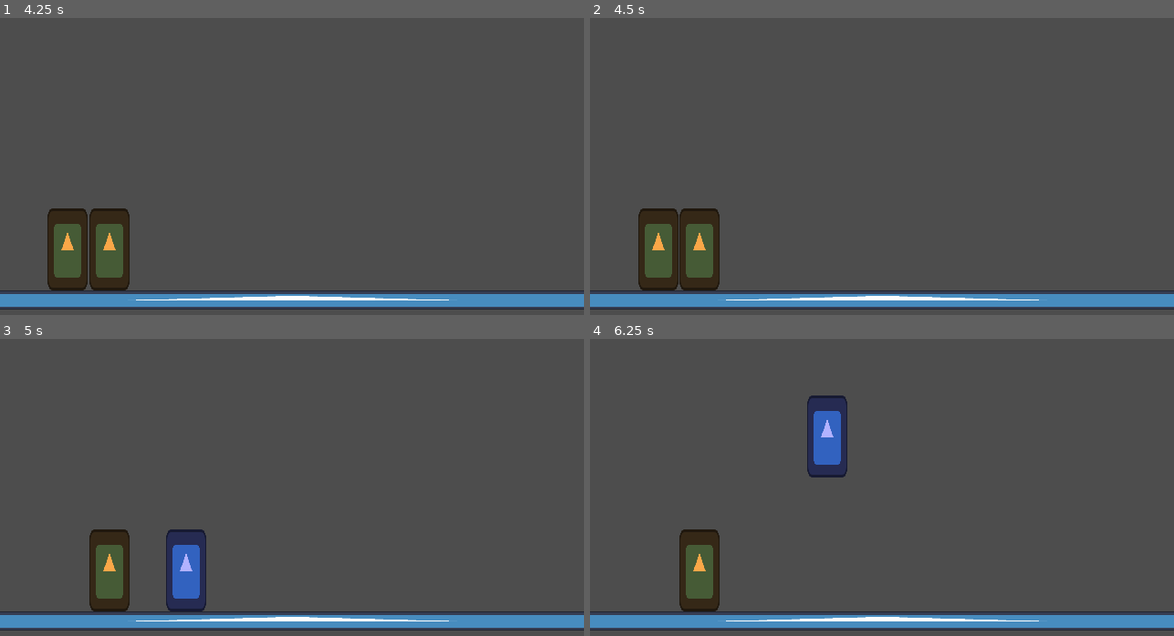
Above: before the commit, frames 1-4 (two rows, left to right).
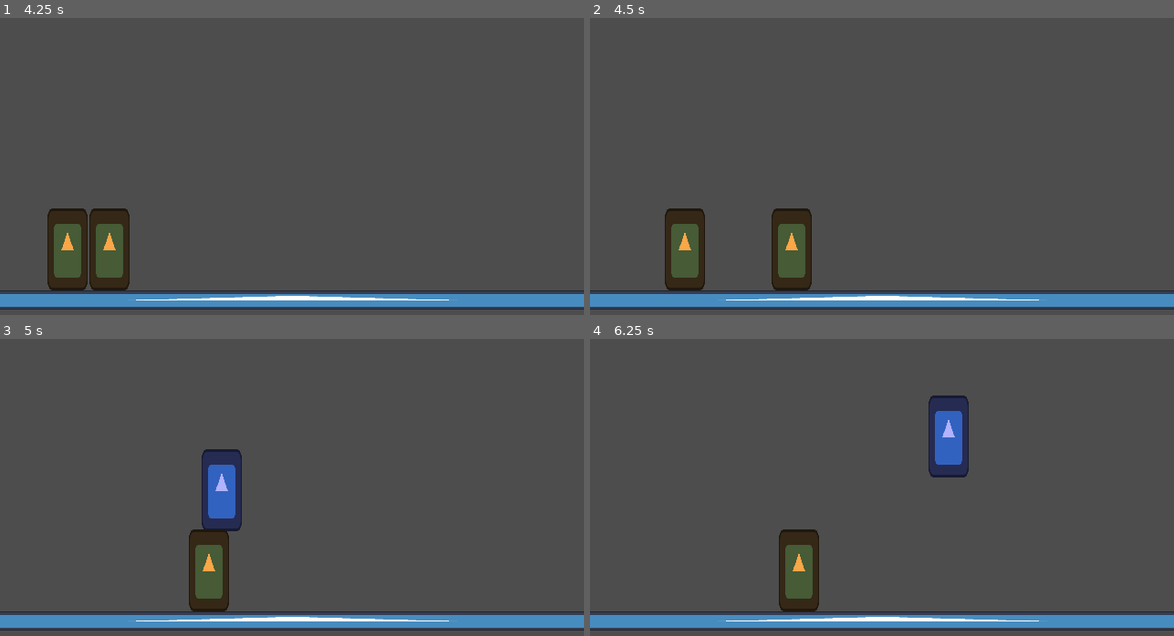
Above: after the commit, the same moments.

Repository: lucasmcclean/project-foxtrot-black-trigger-watchtower-omega
Game: Godot game, scene res://main.tscn
Same seed, same stepped clock (60 frames per second), same inputs: the game is played once before the commit and once after it. The engine's default icon, where the game draws it, is replaced by a stand-in: a white triangle on a blue panel in a dark square.
Inputs:
- Up to frame 1 (4.25 s): tap Enter at 0.5 s; hold Page Up (move_up) 0.53-2.03 s; tap E (kick) at 0.6, 1.55, 2.85 s; tap W (jump) at 0.77, 1.52, 3.02, 3.77 s; tap Q (punch) at 0.8, 1.35, 2.3, 3.6 s; tap Space (flash_step) at 2, 2.1 s; hold A (move_left) 2.03-3.53 s; hold Insert (move_down) from 3.53 s (still down)
- Up to frame 2 (4.5 s): release Insert (move_down) at 4.28 s; hold D (move_right) from 4.28 s (still down); tap E (kick) at 4.35 s
- Up to frame 3 (5 s): keep holding D (move_right); tap W (jump) at 4.52 s
- Up to frame 4 (6.25 s): release D (move_right) at 5.03 s; hold Page Up (move_up) 5.03-5.78 s; tap Q (punch) at 5.1 s; tap Enter at 5.75 s; hold D (move_right) from 5.78 s (still down); tap Space (flash_step) at 5.85 s; tap W (jump) at 6.02 s; tap E (kick) at 6.05 s

Frame 1 is identical in both runs. In frame 2, 3.1% of the frame differs, in the area x 8-38%, y 64-92%; in frame 3, 5.5%; in frame 4, 6.0%, in the area x 15-65%, y 19-92%.

Commit message:
feat(combat): add knockback

Diff:
--- a/project-foxtrot-black-trigger-watchtower-omega/player/player.gd
+++ b/project-foxtrot-black-trigger-watchtower-omega/player/player.gd
@@ -4,7 +4,7 @@
 var gravity: float = 8000.0
 var jump_gravity: float = 800.0
 var acceleration: float = 10000.0
-var friction: float = 25000.0
+var friction: float = 2500.0
 var air_acceleration: float = 9900.0
 var air_friction: float = 24000.0
 var h_min_speed: float = 300.0
@@ -14,6 +14,7 @@
 var flash_impulse: float = 4000.0
 var flash_cooldown: float = 3.0
 var can_flash: bool = true
+var knockback_impulse: float = 2000.0
 
 var health: int = 20
 
@@ -61,7 +62,7 @@
 		can_punch = false
 		perform_attack(punch_hitbox)
 
-	if input.kick:
+	if input.kick and can_kick:
 		can_kick = false
 		perform_attack(kick_hitbox)
 
@@ -91,12 +92,21 @@
 	var overlapping_areas = hitbox.get_overlapping_areas()
 	for area in overlapping_areas:
 		if area is Hurtbox:
-			area.get_parent().health -= 1
-			print("attacking")
+			var hit_player = area.get_parent()
+			if hit_player.position.x < self.position.x:
+				hit_player.take_hit(1, -1)
+			else:
+				hit_player.take_hit(1, 1)
 	await get_tree().create_timer(0.5).timeout
 	can_punch = true
 	can_kick = true
 
+
+func take_hit(damage: int, direction: int) -> void:
+	self.health -= damage
+	h_speed = 13000.0
+	self.velocity.x += knockback_impulse * direction
+	state_machine.change_state(move_state)
 
 
 func handle_flash_step() -> void:
